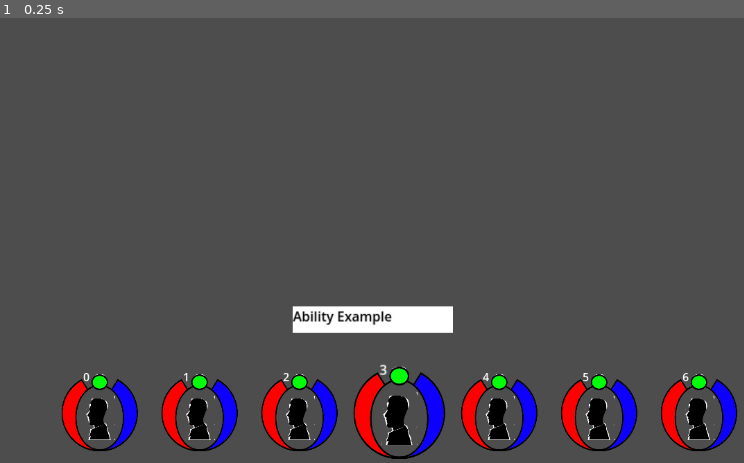
Above: before the commit, frame 1.
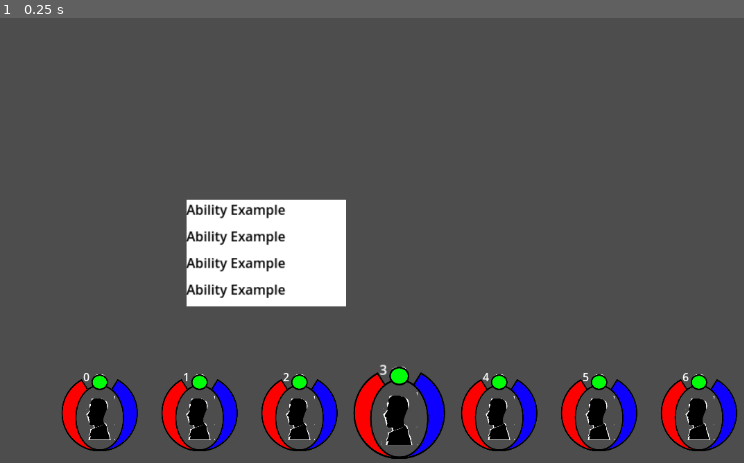
Above: after the commit, the same moment.

Repository: JaroschJr/RPG
Game: Godot game, scene res://Battle/Battlefield.tscn
Two runs of this game, one before a commit and one after it. Both use one fixed random seed, a clock stepped at 60 frames per second and the inputs below. The project has no main scene, so this scene is started directly.
Inputs:
- Up to frame 1 (0.25 s): no input

The runs differ from the first frame. In frame 1, 6.3% of the frame differs, in the area x 25-61%, y 40-71%.

Commit message:
Ability Menu Opens

Diff:
--- a/Battle/AbilityMenu.gd
+++ b/Battle/AbilityMenu.gd
@@ -7,12 +7,16 @@
 	self.hide()
 	abilities = []
 	var ability = load("res://Battle/AbilityMenuButton.tscn")
-	#var hub = self.get_global_transform()
-	#var offset = 32
-	for x in 4:
+	var hub = self.get_global_position()
+	var offset = 32
+	var nextPosition = hub
+	var tween = get_tree().create_tween().set_parallel(true)
+	for x in 4:		#4 generic ability placeholders. In the final version, this will be reading out of a list somewhere
 		var member = ability.instantiate()
 		add_child(member)
 		abilities.append(member)
+		tween.tween_property(member, "position" ,nextPosition,0.125).set_ease(Tween.EASE_OUT)
+		nextPosition.y = nextPosition.y + offset
 	pass # Replace with function body.
 
 
--- a/Battle/Battlefield.gd
+++ b/Battle/Battlefield.gd
@@ -34,7 +34,7 @@
 		nextPosition = nextPosition + adjust
 		var pMem = party[x]
 		pMem.scale = Vector2(1,1)
-		tween.tween_property(pMem, "position" ,nextPosition,0.15).set_ease(Tween.EASE_OUT)
+		tween.tween_property(pMem, "position" ,nextPosition,0.125).set_ease(Tween.EASE_OUT)
 		#tween.tween_property(pMem, "position" ,hub,0.2).set_ease(Tween.EASE_OUT)
 	center = party[3]
 	center.scale = Vector2(1.2,1.2)
@@ -52,5 +52,5 @@
 			party[i-1] = party[i]
 			party[i] = temp
 		_party_space()
-		await get_tree().create_timer(0.15).timeout
+		await get_tree().create_timer(0.125).timeout
 	center._open_ability_menu()
